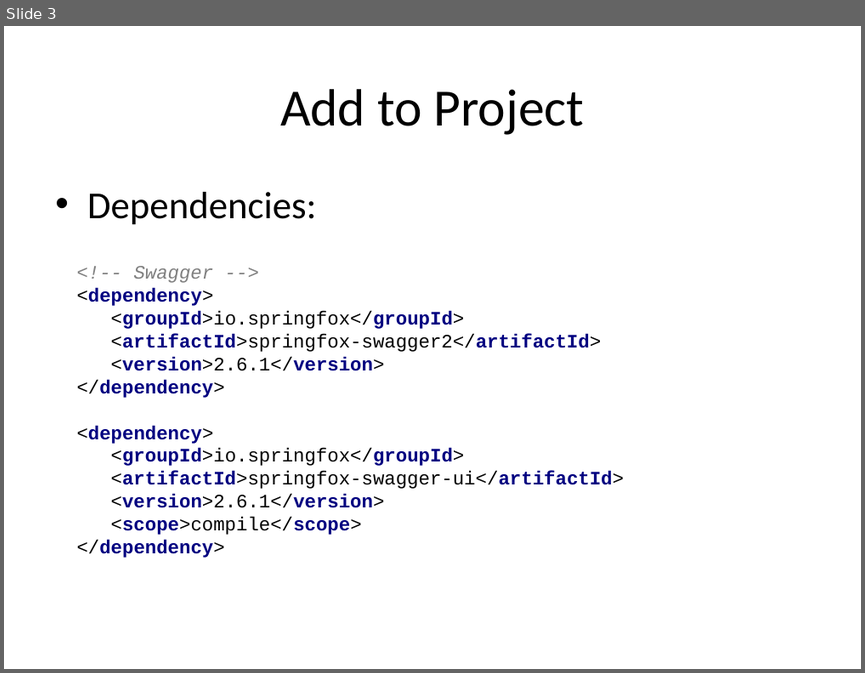
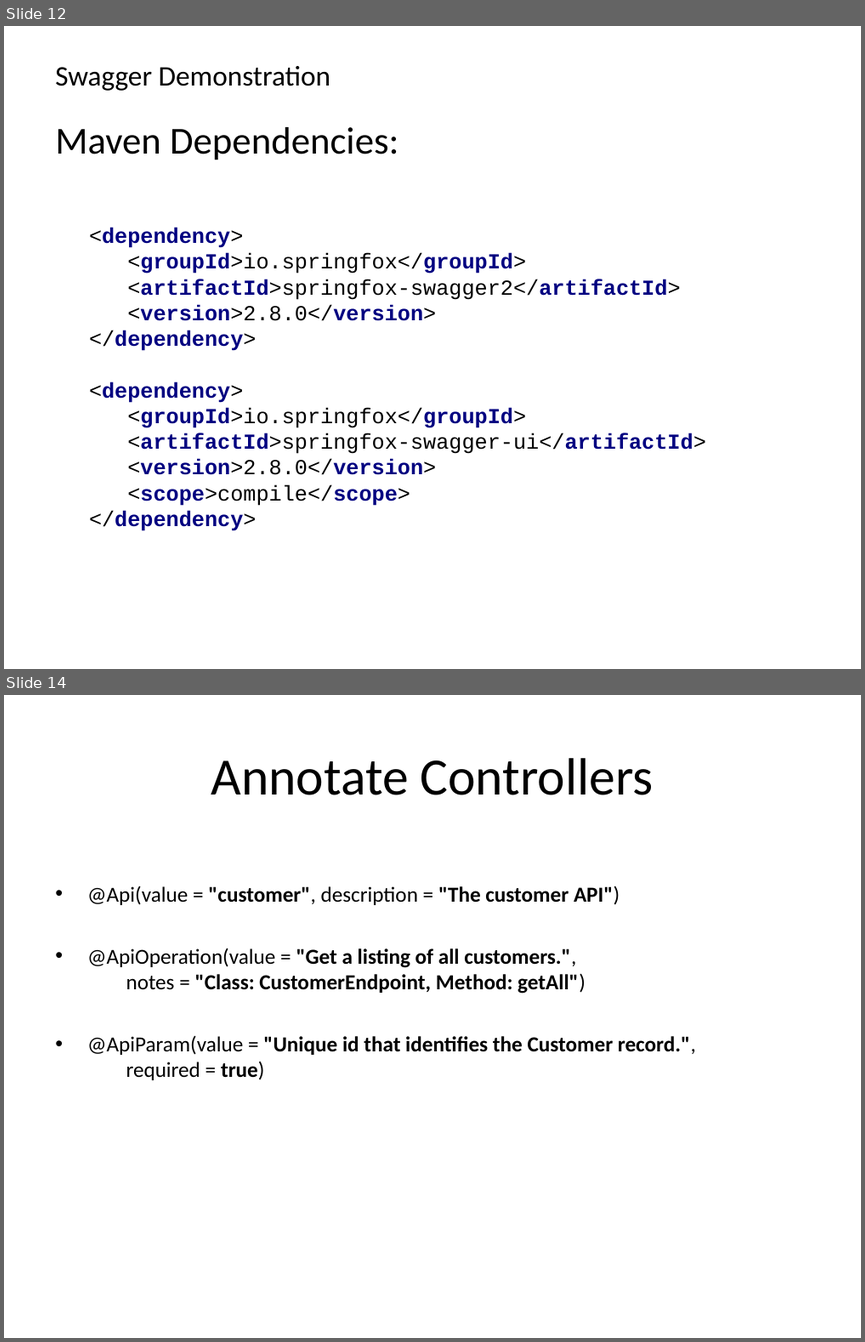
Before and after one commit to bobwares/training, a slide deck: presentations/Swagger-overview.ppt. Shown one above the other, each under a label of ours: slide 3 before the commit, slides 12 and 14 after it; the slides between them are not shown. The pictures are 865x673 and 865x1342 pixels, drawn with LibreOffice and Linux fonts; fonts in the diff are those of the drawing. Boxes give left, top, right and bottom in pixels: in the first picture for what was removed or moved away, otherwise in the second. Text is boxed around its words. In the diff, an @@ line names an element or a change of style, - is before the commit and + after.

Commit message:
Swagger Presentation:

```diff
--- a/presentations/Swagger-overview.ppt
+++ b/presentations/Swagger-overview.ppt
@@ slide 14 added at [4, 695, 861, 1338], background #FFFFFF @@
@@ title added at [211, 758, 653, 795], 44 pt, text #000000 @@
+Annotate Controllers
@@ text added at [87, 885, 696, 1080], 18 pt, text #000000, bold @@
+• @Api(value = "customer", description = "The customer API")
+• @ApiOperation(value = "Get a listing of all customers.",
+  notes = "Class: CustomerEndpoint, Method: getAll")
+• @ApiParam(value = "Unique id that identifies the Customer record.",
+  required = true)
@@ what was slide 3 is now slide 12 @@
@@ slide 12 changed as well @@
@@ text added at [55, 66, 331, 91], 23.8 pt, text #000000 @@
+Swagger Demonstration
@@ title removed at [280, 89, 585, 135] @@
-Add to Project
@@ text at [55, 127, 398, 160]: text changed @@
-• Dependencies:
+Maven Dependencies:
@@ text at [89, 227, 706, 531]: text changed; size 16 to 18 pt @@
-<!-- Swagger -->
-<dependency>
-<groupId>io.springfox</groupId>
-<artifactId>springfox-swagger2</artifactId>
-<version>2.6.1</version>
-</dependency>
-<dependency>
-<groupId>io.springfox</groupId>
-<artifactId>springfox-swagger-ui</artifactId>
-<version>2.6.1</version>
-<scope>compile</scope>
-</dependency>
+<dependency>
+<groupId>io.springfox</groupId>
+<artifactId>springfox-swagger2</artifactId>
+<version>2.8.0</version>
+</dependency>
+<dependency>
+<groupId>io.springfox</groupId>
+<artifactId>springfox-swagger-ui</artifactId>
+<version>2.8.0</version>
+<scope>compile</scope>
+</dependency>
```
Also in this commit, not shown: 2 other slides changed, 16 other slides added, 4 slides removed, 5 other files.
